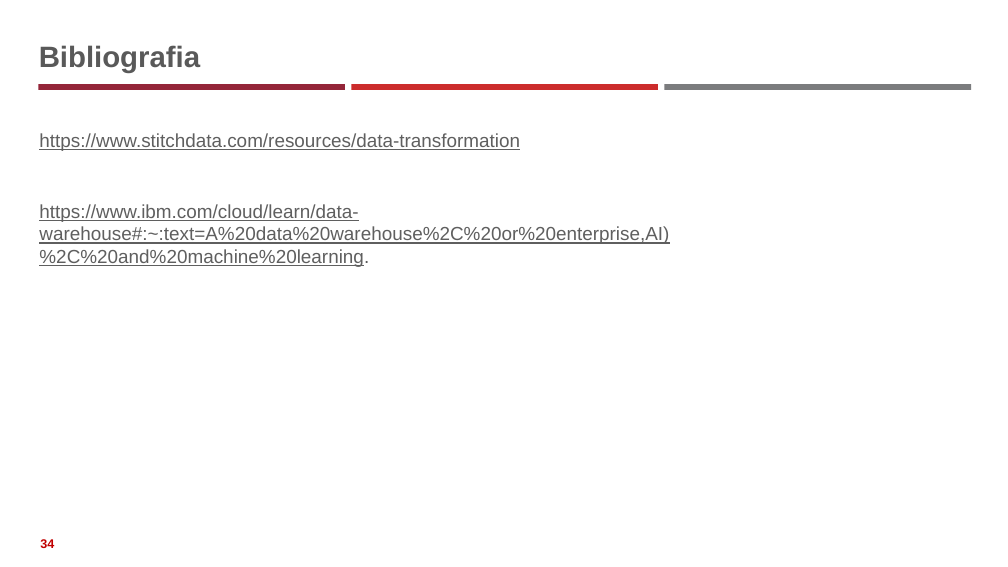
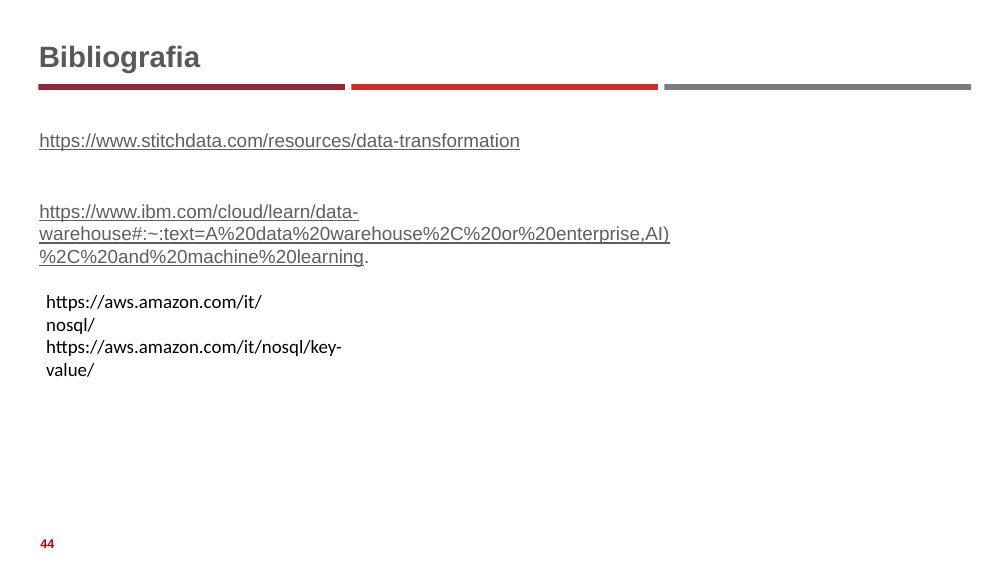
Before and after one commit to neural1977/data_science_interview_material, a slide deck: slide 44 of Assicurazioni/Databases_NoSql_ita.pptx (slide 34 before the commit). Drawn at 1008x567 pixels with LibreOffice and Linux fonts; fonts in the diff are those of the drawing. Boxes give left, top, right and bottom in pixels: in the first picture for what was removed or moved away, otherwise in the second. Text is boxed around its words. In the diff, an @@ line names an element or a change of style, - is before the commit and + after.

```diff
--- a/Assicurazioni/Databases_NoSql_ita.pptx
+++ b/Assicurazioni/Databases_NoSql_ita.pptx
@@ text added at (x1=46, y1=295, x2=262, y2=334), 18 pt, text #000000 @@
+https://aws.amazon.com/it/nosql/
@@ text added at (x1=46, y1=340, x2=342, y2=377), 18 pt, text #000000 @@
+https://aws.amazon.com/it/nosql/key-value/
@@ page number at (x1=40, y1=539, x2=54, y2=548): text changed @@
-34
+44
```
Also in this commit, not shown: 4 other slides changed, 10 slides added, 1 other file.
